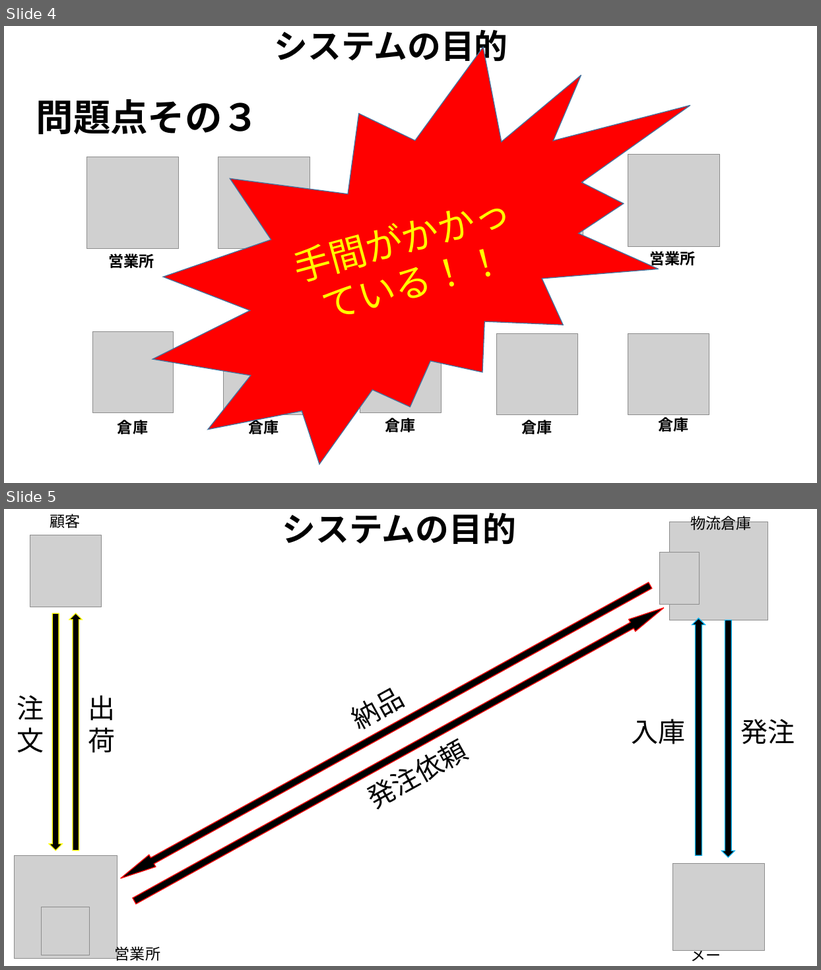
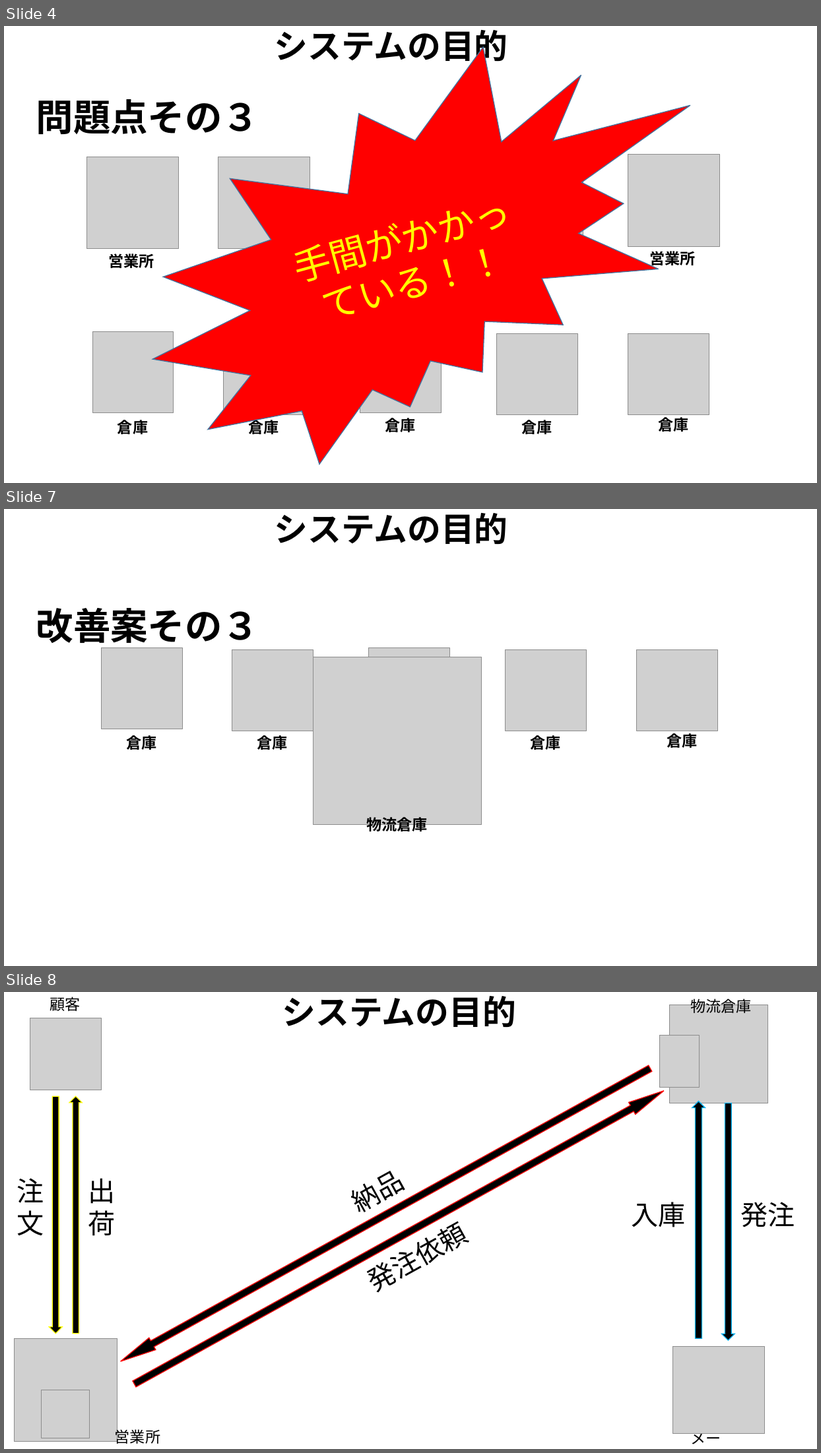
Before and after one commit to Yamanin3/system-devel, a slide deck: 企画発表プレゼンテーション.pptx. Shown one above the other, each under a label of ours: slides 4 and 5 before the commit, slides 4, 7 and 8 after it; the slides between them are not shown. The pictures are 821x970 and 821x1453 pixels, drawn with LibreOffice and Linux fonts; fonts in the diff are those of the drawing; grey boxes stand for pictures; background and template pictures are left out. Boxes give left, top, right and bottom in pixels: in the first picture for what was removed or moved away, otherwise in the second. Text is boxed around its words. In the diff, an @@ line names an element or a change of style, - is before the commit and + after.

Commit message:
改善案スライドを3枚追加した

```diff
--- a/企画発表プレゼンテーション.pptx
+++ b/企画発表プレゼンテーション.pptx
@@ slide 7 added at [4, 509, 817, 966], background picture (left out) @@
@@ title added at [275, 513, 508, 544], 39.6 pt, text #000000, bold @@
+システムの目的
@@ text added at [36, 608, 260, 650], 44 pt, text #000000, bold @@
+改善案その３
@@ picture added at [102, 648, 183, 729] @@
@@ picture added at [232, 650, 314, 731] @@
@@ picture added at [314, 657, 482, 826] @@
@@ picture added at [369, 648, 450, 729] @@
@@ picture added at [506, 650, 587, 731] @@
@@ picture added at [636, 650, 717, 731] @@
@@ text added at [126, 735, 156, 750], 18 pt, text #000000, bold @@
+倉庫
@@ text added at [257, 735, 288, 750], 18 pt, text #000000, bold @@
+倉庫
@@ text added at [531, 735, 561, 750], 18 pt, text #000000, bold @@
+倉庫
@@ text added at [667, 733, 698, 748], 18 pt, text #000000, bold @@
+倉庫
@@ text added at [366, 817, 427, 834], 18 pt, text #000000, bold @@
+物流倉庫
@@ what was slide 5 is now slide 8 @@
```
Also in this commit, not shown: 1 slide changed, 2 other slides added.
